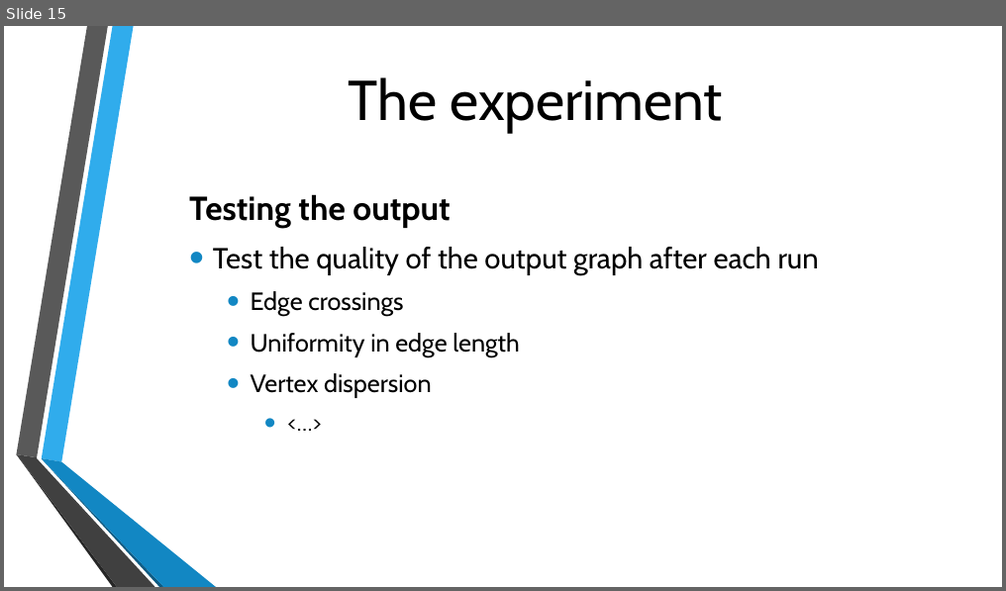
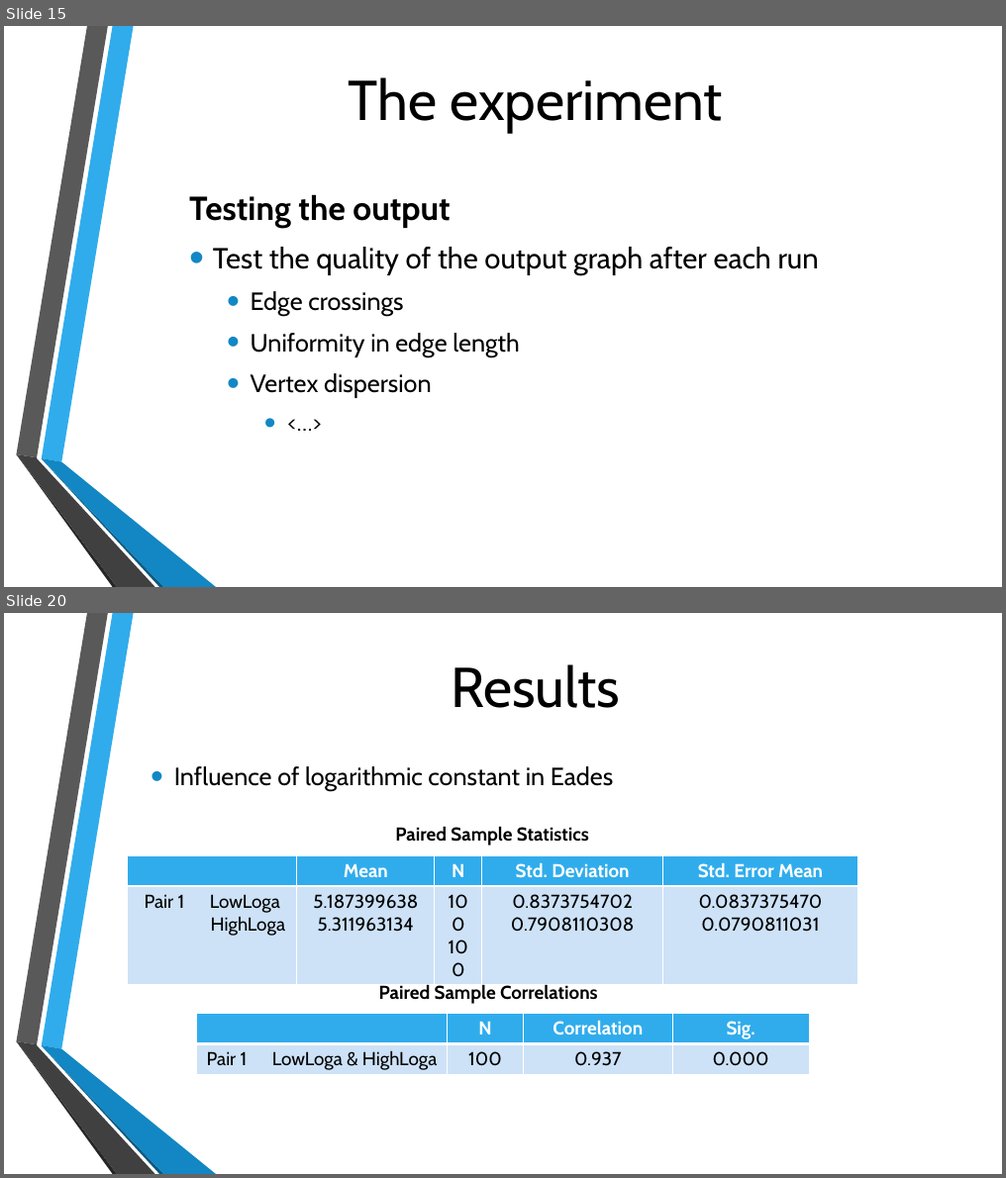
Before and after one commit to michielvh1995/OMI, a slide deck: Presentatie/Onderzoek eindpresentatie.pptx. Shown one above the other, each under a label of ours: slide 15 before the commit, slides 15 and 20 after it; the slides between them are not shown. The pictures are 1006x591 and 1006x1178 pixels, drawn with LibreOffice and Linux fonts; fonts in the diff are those of the drawing; background and template pictures are left out. Boxes give left, top, right and bottom in pixels: in the first picture for what was removed or moved away, otherwise in the second. Text is boxed around its words. In the diff, an @@ line names an element or a change of style, - is before the commit and + after.

```diff
--- a/Presentatie/Onderzoek eindpresentatie.pptx
+++ b/Presentatie/Onderzoek eindpresentatie.pptx
@@ slide 20 added at (4,613,1002,1174), background picture (left out); not listed: 6 template elements that a slide beside it also shows @@
@@ text added at (450,664,620,708), 54 pt, text #000000 @@
+Results
@@ text added at (174,766,613,791), 24 pt, text #000000 @@
+  • Influence of logarithmic constant in Eades
@@ text added at (395,826,589,846), 18 pt, text #000000, bold @@
+Paired Sample Statistics
@@ table added at (128,857,857,981), 2 rows, 5 columns @@
+ | Mean | N | Std. Deviation | Std. Error Mean
+Pair 1 LowLoga / HighLoga | 5.187399638 / 5.311963134 | 100 / 100 | 0.8373754702 / 0.7908110308 | 0.0837375470 / 0.0790811031
@@ text added at (379,983,598,1004), 18 pt, text #000000, bold @@
+Paired Sample Correlations
@@ table added at (197,1014,810,1075), 2 rows, 4 columns @@
+ | N | Correlation | Sig.
+Pair 1 LowLoga & HighLoga | 100 | 0.937 | 0.000
```
Also in this commit, not shown: 3 slides changed, 6 other slides added, 3 slides removed.
